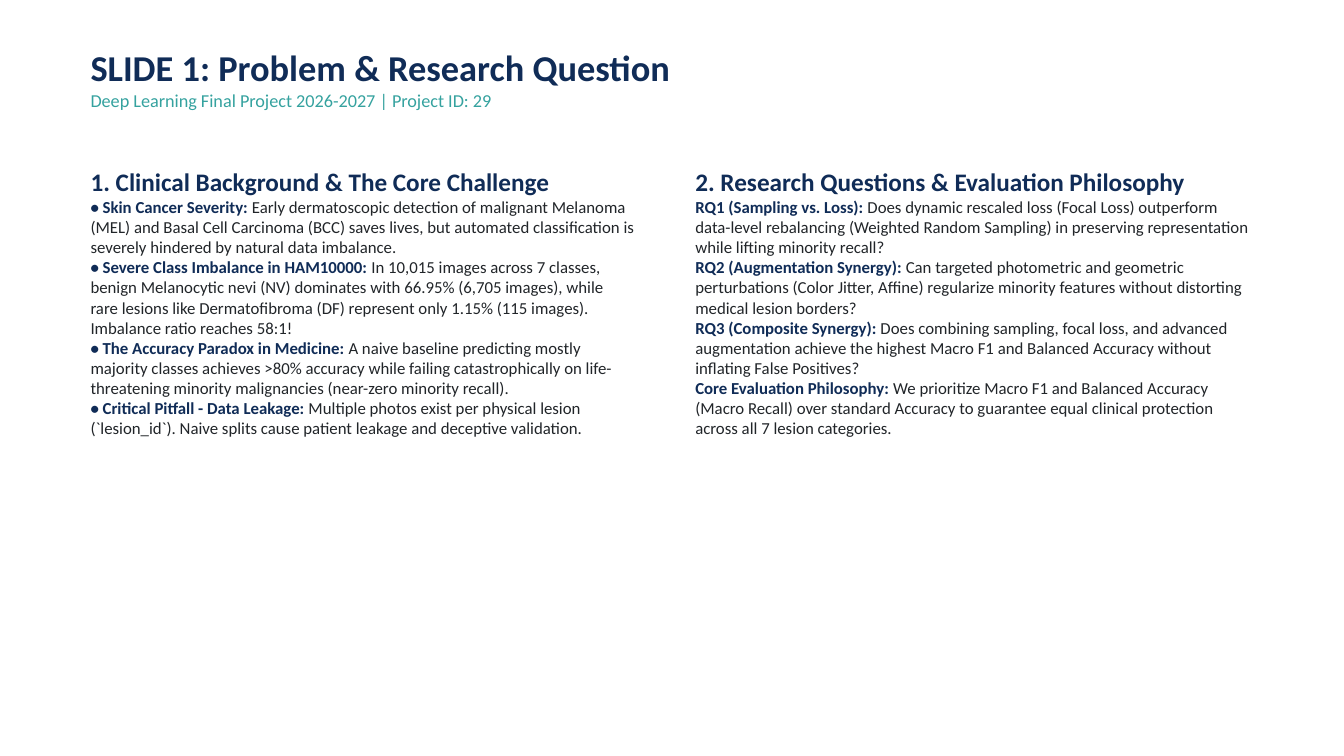
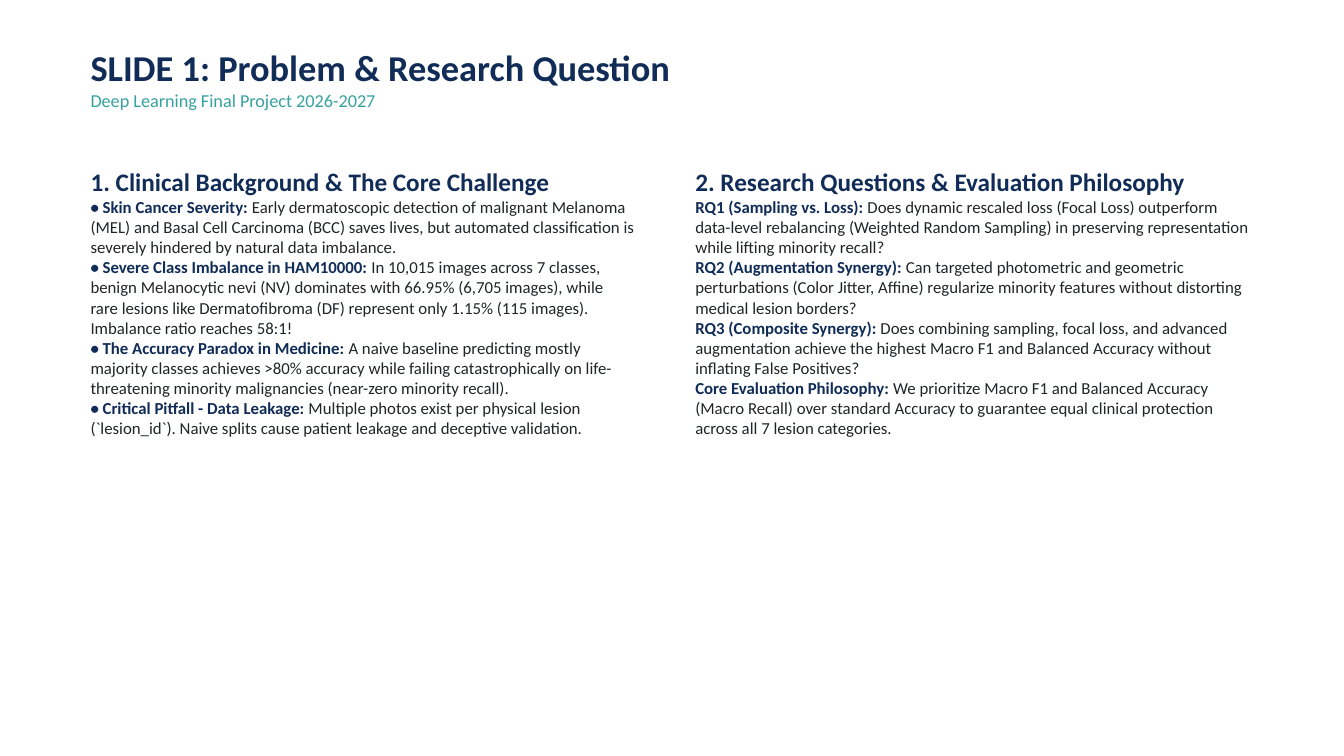
Before and after one commit to nq796065-droid/new, a slide deck: slide 1 of results/ppt.pptx. Drawn at 1344x756 pixels with LibreOffice and Linux fonts; fonts in the diff are those of the drawing. Boxes give left, top, right and bottom in pixels: in the first picture for what was removed or moved away, otherwise in the second. Text is boxed around its words. In the diff, an @@ line names an element or a change of style, - is before the commit and + after.

```diff
--- a/results/ppt.pptx
+++ b/results/ppt.pptx
@@ text at bbox=[91, 94, 375, 110]: text changed @@
-Deep Learning Final Project 2026-2027 | Project ID: 29
+Deep Learning Final Project 2026-2027
```
Also in this commit, not shown: 17 other files.
